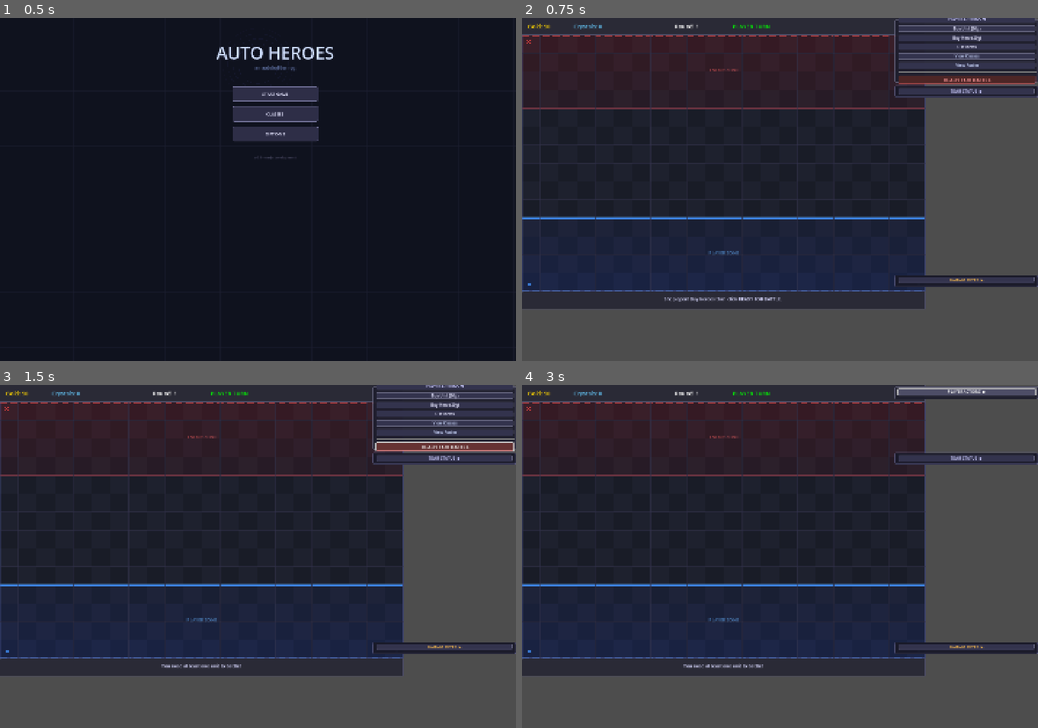
Above: before the commit, frames 1-4 (two rows, left to right).
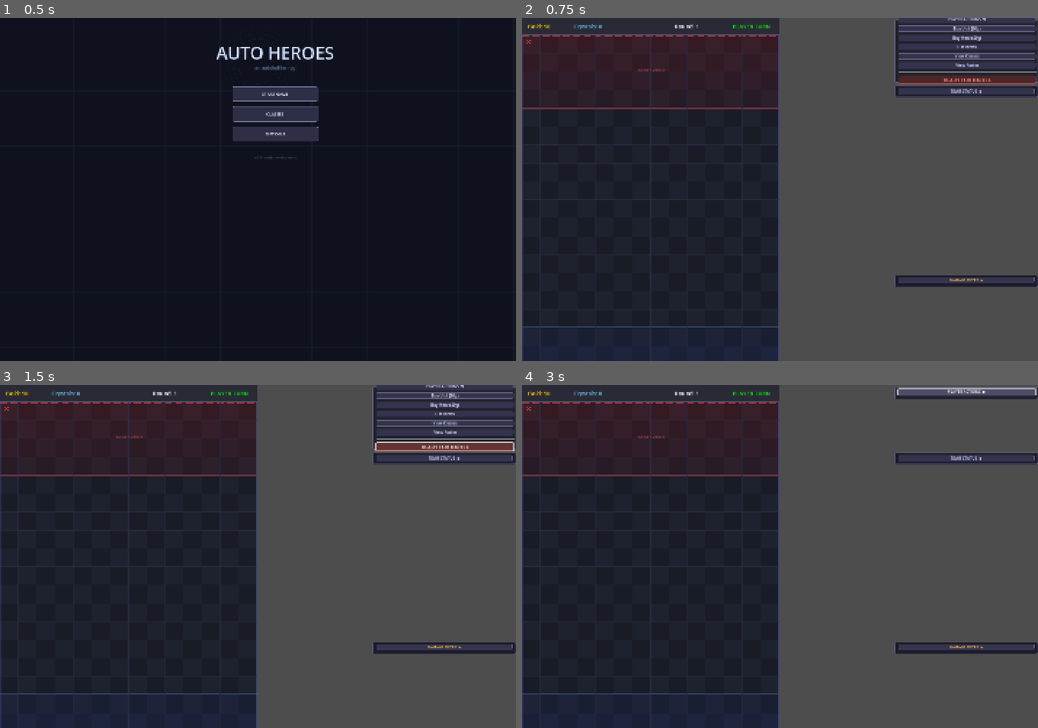
Above: after the commit, the same moments.

Repository: iceie2/autobattler-rpg
Game: Godot game, scene res://scenes/main_menu.tscn
The game is run twice, just before and just after one commit, with the same random seed, the same clock (stepped at 60 frames per second) and the same inputs.
Inputs:
- Up to frame 1 (0.5 s): no input
- Up to frame 2 (0.75 s): click "START GAME" at 0.5 s
- Up to frame 3 (1.5 s): click "READY FOR BATTLE" at 1.25 s
- Up to frame 4 (3 s): click "READY FOR BATTLE" at 2 s; click "PLAYER ACTIONS ▼" at 2.75 s

Frame 1 is identical in both runs. In frame 2, 34% of the frame differs, in the area x 0-79%, y 0-100%; in frame 3, 34%; in frame 4, 35%.

Commit message:
Sync all hardcoded grid dimensions to 14w x 20h
background_layer.gd: GRID_W 22→14, GRID_H 14→20 — visual grid now
  draws 896×1280 instead of 1408×896

main_game.gd:
  find_empty_player_slot: rows 10-13 → grid_height-4..grid_height-1
  find_empty_enemy_slot: same slot-search simplification
  Both now scan full grid width instead of a fixed search_width window

visual_unit.gd _is_valid_placement:
  Player zone derived from bg.grid_height-4 so it tracks any grid size

main_game.tscn:
  TopBar: offset_right 1408→896 (= 14*64)
  BottomBar: top 956→1340 (= 60+20*64), right 1408→896

battle_grid.gd comment updated to 14x20

Co-Authored-By: Claude Sonnet 4.6 <noreply@anthropic.com>

Diff:
--- a/scenes/main_game.tscn
+++ b/scenes/main_game.tscn
@@ -157,7 +157,7 @@
 [node name="UI" type="CanvasLayer" parent="."]
 
 [node name="TopBar" type="Panel" parent="UI"]
-offset_right = 1408.0
+offset_right = 896.0
 offset_bottom = 60.0
 theme_override_styles/panel = SubResource("TopBarStyle")
 
@@ -434,9 +434,9 @@
 
 [node name="BottomBar" type="Panel" parent="UI"]
 offset_left = 0.0
-offset_top = 956.0
-offset_right = 1408.0
-offset_bottom = 1020.0
+offset_top = 1340.0
+offset_right = 896.0
+offset_bottom = 1400.0
 theme_override_styles/panel = SubResource("BottomBarStyle")
 
 [node name="InfoLabel" type="Label" parent="UI/BottomBar"]
--- a/scripts/background_layer.gd
+++ b/scripts/background_layer.gd
@@ -1,11 +1,11 @@
 extends Node2D
 class_name BackgroundLayer
 
-const GRID_W  := 22
-const GRID_H  := 14
+const GRID_W  := 14
+const GRID_H  := 20
 const CELL    := 64
-const TOTAL_W := GRID_W * CELL   # 1408
-const TOTAL_H := GRID_H * CELL   # 896
+const TOTAL_W := GRID_W * CELL   # 896
+const TOTAL_H := GRID_H * CELL   # 1280
 
 const ZONE_ROWS := 4   # rows per team zone
 
@@ -56,7 +56,7 @@
 	for cx in [24.0, TOTAL_W - 24.0]:
 		_draw_x_mark(Vector2(cx, 24), Color(0.85, 0.25, 0.25, 0.8), 8.0)
 
-# ── Player zone — rows 10..13, blue tint + solid border ──────────────────────
+# ── Player zone — rows 16..19, blue tint + solid border ─────────────────────
 func _draw_player_zone() -> void:
 	var zone_start := (GRID_H - ZONE_ROWS) * CELL
 	var zone_h     := ZONE_ROWS * CELL
--- a/scripts/battle_grid.gd
+++ b/scripts/battle_grid.gd
@@ -1,9 +1,9 @@
 extends Node2D
 class_name BattleGrid
 
-# Grid size - 22x14 grid
-@export var grid_width: int = 22
-@export var grid_height: int = 14
+# Grid size - 14x20 grid (14 wide, 20 tall)
+@export var grid_width: int = 14
+@export var grid_height: int = 20
 @export var cell_size: int = 64
 
 # Grid data structure
--- a/scripts/main_game.gd
+++ b/scripts/main_game.gd
@@ -117,8 +117,8 @@
 
 	# Create and attach BattleGrid
 	battle_grid = BattleGrid.new()
-	battle_grid.grid_width = 22
-	battle_grid.grid_height = 14
+	battle_grid.grid_width = 14
+	battle_grid.grid_height = 20
 	battle_grid.cell_size = 64
 	battle_grid_node.add_child(battle_grid)
 
@@ -777,35 +777,21 @@
 	return 1 + randi() % min(round / 2, 3)
 
 func find_empty_player_slot() -> Vector2i:
-	# Player units in center-bottom area (rows 10-13, middle columns)
-	var center_x = int(battle_grid.grid_width / 2)
-	var search_width = 10  # Search within 10 columns centered
-	var start_x = center_x - search_width / 2
-
-	# Search bottom 4 rows (rows 10-13)
-	for y in range(10, 14):
-		for offset in range(search_width):
-			var x = start_x + offset
-			if x >= 0 and x < battle_grid.grid_width:
-				var pos = Vector2i(x, y)
-				if not battle_grid.is_cell_occupied(pos):
-					return pos
+	# Bottom 4 rows of the grid (rows grid_height-4 .. grid_height-1)
+	for y in range(battle_grid.grid_height - 4, battle_grid.grid_height):
+		for x in range(battle_grid.grid_width):
+			var p := Vector2i(x, y)
+			if not battle_grid.is_cell_occupied(p):
+				return p
 	return Vector2i(-1, -1)
 
 func find_empty_enemy_slot() -> Vector2i:
-	# Enemy units in center-top area (rows 0-3, middle columns)
-	var center_x = int(battle_grid.grid_width / 2)
-	var search_width = 10  # Search within 10 columns centered
-	var start_x = center_x - search_width / 2
-
-	# Search top 4 rows (rows 0-3)
+	# Top 4 rows of the grid (rows 0-3)
 	for y in range(4):
-		for offset in range(search_width):
-			var x = start_x + offset
-			if x >= 0 and x < battle_grid.grid_width:
-				var pos = Vector2i(x, y)
-				if not battle_grid.is_cell_occupied(pos):
-					return pos
+		for x in range(battle_grid.grid_width):
+			var p := Vector2i(x, y)
+			if not battle_grid.is_cell_occupied(p):
+				return p
 	return Vector2i(-1, -1)
 
 func clear_enemy_units() -> void:
--- a/scripts/visual_unit.gd
+++ b/scripts/visual_unit.gd
@@ -304,4 +304,6 @@
 func _is_valid_placement(pos: Vector2i, bg) -> bool:
 	if not bg.is_valid_position(pos):
 		return false
-	return (pos.y >= 10 and pos.y < 14) if is_player_unit else (pos.y >= 0 and pos.y < 4)
+	# Player zone = bottom 4 rows; enemy zone = top 4 rows
+	var gh: int = bg.grid_height if bg else 20
+	return (pos.y >= gh - 4 and pos.y < gh) if is_player_unit else (pos.y >= 0 and pos.y < 4)
--- a/scripts/wave_data.gd
+++ b/scripts/wave_data.gd
@@ -9,7 +9,7 @@
 #
 # ── Layout rules ─────────────────────────────────────────────────────────────
 #  • Each row string is split by spaces; each token = one grid cell.
-#  • Rows are automatically centred in the 22-wide battle grid.
+#  • Rows are automatically centred in the 14-wide battle grid.
 #  • Up to 4 rows (enemy zone occupies grid rows 0–3).
 #  • Shorter rows are fine — they just produce a narrower formation.
 #  • An empty string "" means the whole row is unoccupied.
@@ -50,6 +50,6 @@
 const WAVE_3: Array = [
 	". . . . . . . . . .",
 	". . . . . G . . . .",
-	". . . . A . . A . .",
 	". . . . . . . . . .",
+	". A . . . . . . A .",
 ]
